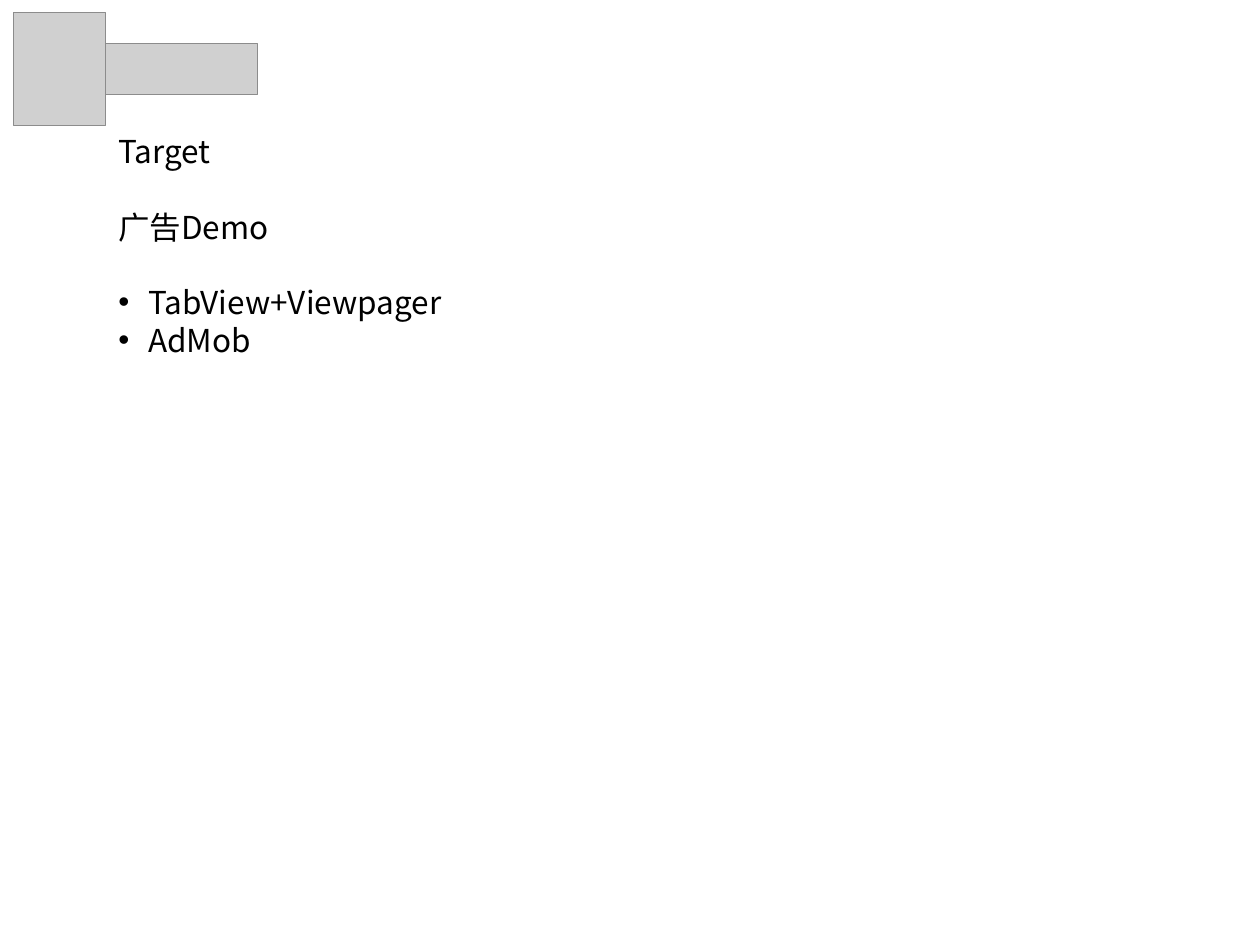
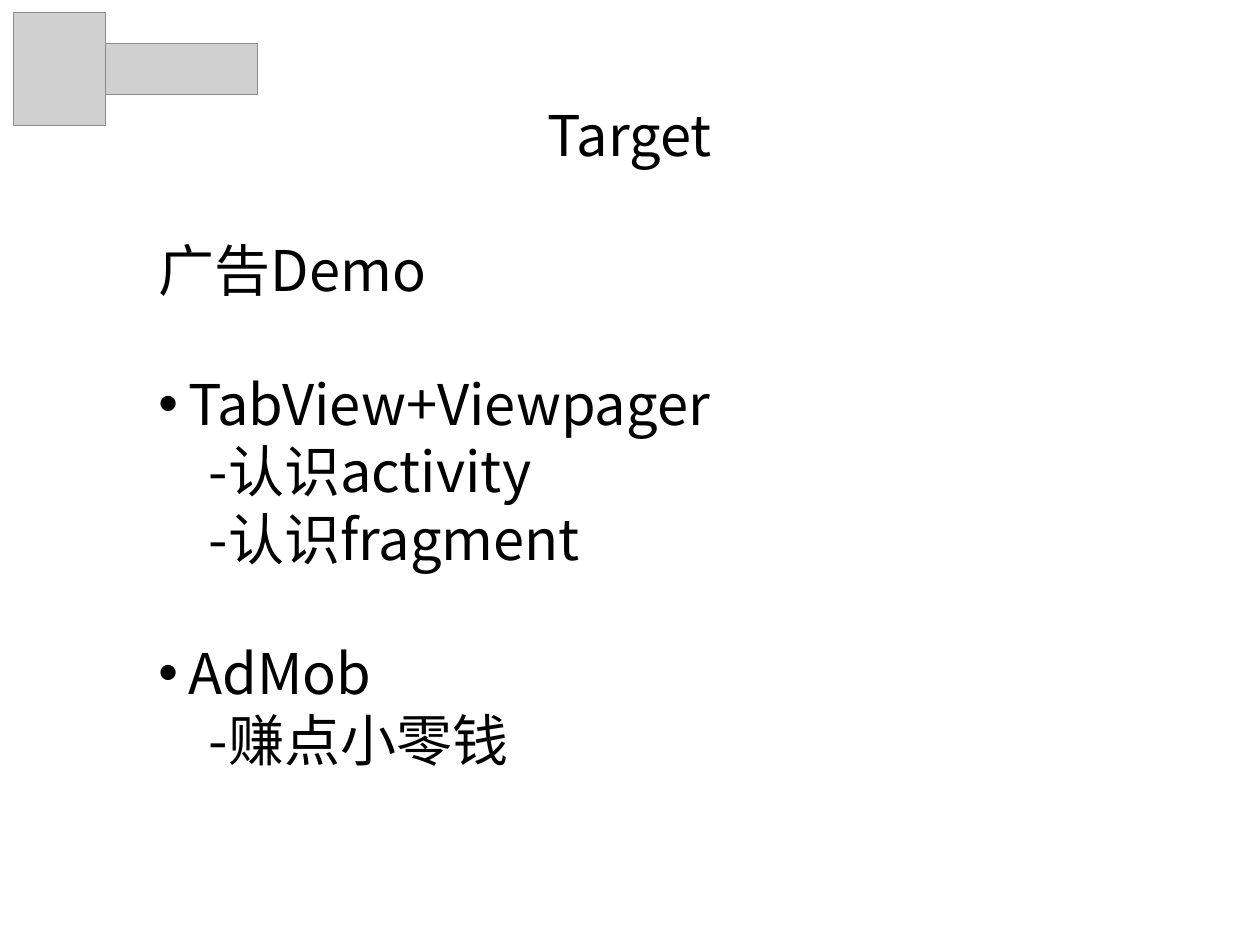
Before and after one commit to cingL/presentation, a slide deck: slide 5 of pre.ppt (slide 7 before the commit). Drawn at 1260x945 pixels with LibreOffice and Linux fonts; fonts in the diff are those of the drawing; grey boxes stand for pictures; background and template pictures are left out. Boxes give left, top, right and bottom in pixels: in the first picture for what was removed or moved away, otherwise in the second. Text is boxed around its words. In the diff, an @@ line names an element or a change of style, - is before the commit and + after.

Commit message:
update ppt

```diff
--- a/pre.ppt
+++ b/pre.ppt
@@ text "Target" moved from (x1=118, y1=140, x2=441, y2=353) to (x1=158, y1=115, x2=712, y2=766) @@
@@ text at (x1=158, y1=115, x2=712, y2=695): size 18 to 32 pt in "Target", "广告Demo", "TabView+Viewpager", "AdMob"; alignment left to centre @@
@@ text at (x1=209, y1=445, x2=580, y2=574): paragraphs added @@
+-认识activity
+-认识fragment
@@ text at (x1=209, y1=714, x2=509, y2=766): paragraph added @@
+-赚点小零钱
```
Also in this commit, not shown: 2 other slides changed, 3 slides added, 1 slide removed.
